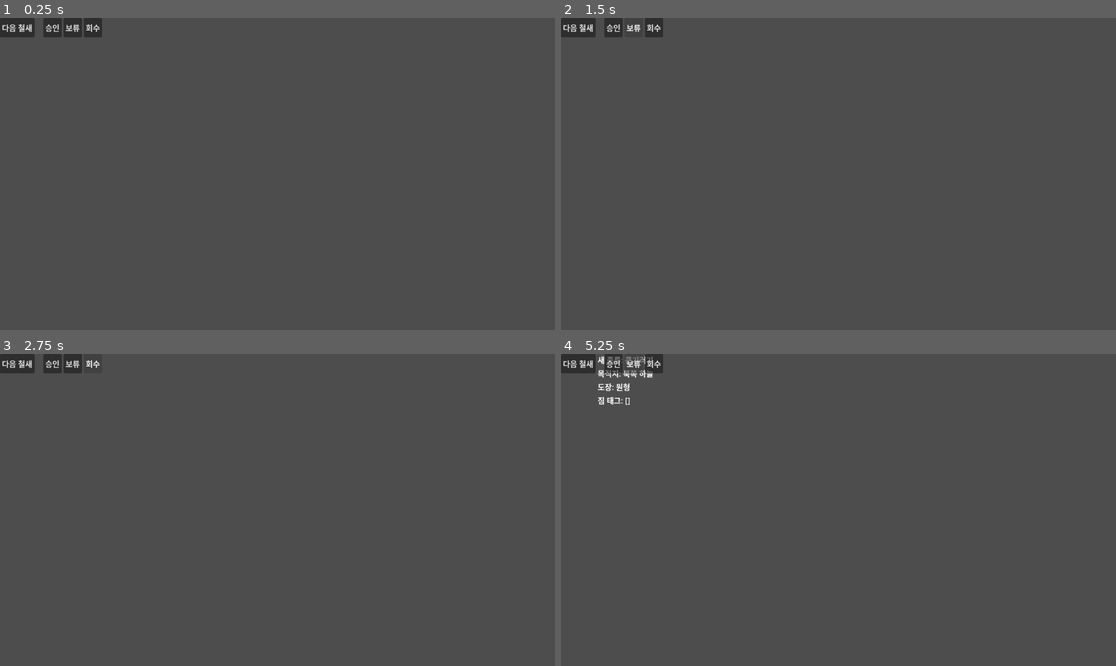
Above: before the commit, frames 1-4 (two rows, left to right).
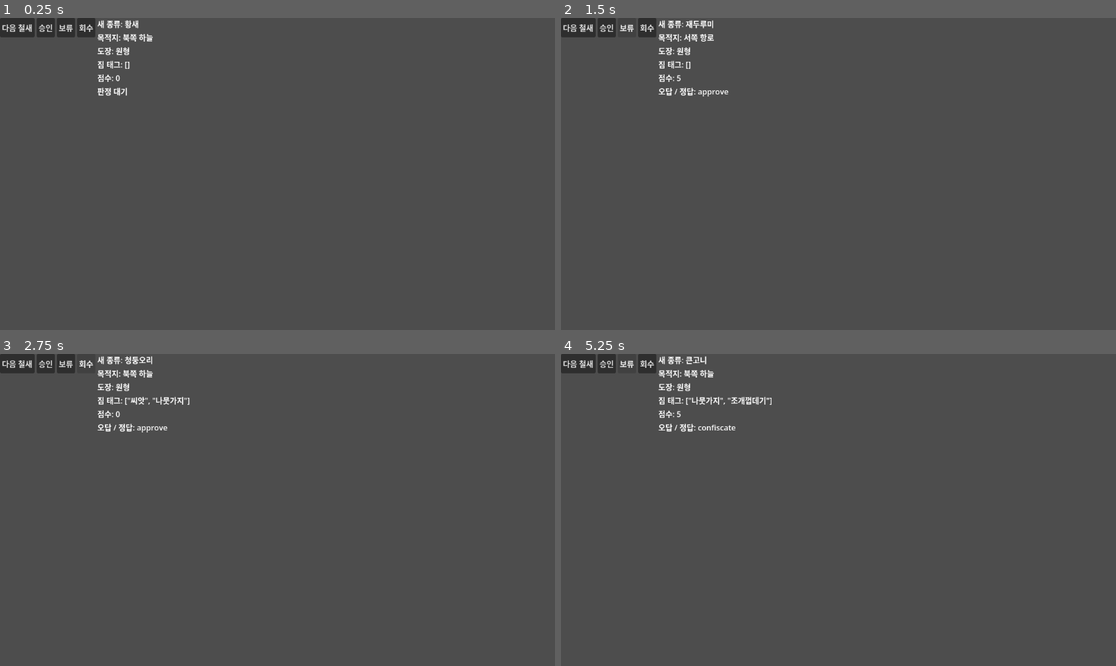
Above: after the commit, the same moments.

Repository: Librariann/Feather-Customs
Game: Godot game, scene res://scenes/main.tscn
Same seed, same stepped clock (60 frames per second), same inputs: the game is played once before the commit and once after it.
Inputs:
- Up to frame 1 (0.25 s): no input
- Up to frame 2 (1.5 s): click "승인" at 0.5 s; click "보류" at 1.25 s
- Up to frame 3 (2.75 s): click "회수" at 2 s
- Up to frame 4 (5.25 s): click "다음 철새" at 2.75 s; click "다음 철새" at 3.5 s; click "승인" at 4.25 s; click "보류" at 5 s

The runs differ from the first frame. In frame 1, 0.8% of the frame differs, in the area x 6-28%, y 0-25%; in frame 2, 0.9%; in frame 3, 1.0%; in frame 4, 1.4%, in the area x 6-38%, y 0-25%.
Error before the commit: Invalid assignment of property or key 'text' with value of type 'String' on a base object of type 'null instance'. (res://scenes/main.gd:46)

Commit message:
판정 UI 배치 수정

Diff:
--- a/scenes/main.tscn
+++ b/scenes/main.tscn
@@ -14,6 +14,18 @@
 [node name="NextBirdButton" type="Button" parent="CanvasLayer/HBoxContainer" unique_id=21143501]
 layout_mode = 2
 text = "다음 철새"
+
+[node name="ApproveButton" type="Button" parent="CanvasLayer/HBoxContainer" unique_id=684574044]
+layout_mode = 2
+text = "승인"
+
+[node name="HoldButton" type="Button" parent="CanvasLayer/HBoxContainer" unique_id=426968462]
+layout_mode = 2
+text = "보류"
+
+[node name="ConfiscateButton" type="Button" parent="CanvasLayer/HBoxContainer" unique_id=633717533]
+layout_mode = 2
+text = "회수"
 
 [node name="PassportPanel" type="Panel" parent="CanvasLayer/HBoxContainer" unique_id=1536737576]
 layout_mode = 2
@@ -35,23 +47,11 @@
 [node name="BaggageLabel" type="Label" parent="CanvasLayer/HBoxContainer/PassportPanel/VBoxContainer" unique_id=959370125]
 layout_mode = 2
 
-[node name="ScoreLabel" type="Label" parent="CanvasLayer/HBoxContainer" unique_id=1603119319]
+[node name="ScoreLabel" type="Label" parent="CanvasLayer/HBoxContainer/PassportPanel/VBoxContainer" unique_id=1603119319]
 layout_mode = 2
 
-[node name="ResultLabel" type="Label" parent="CanvasLayer/HBoxContainer" unique_id=278822091]
+[node name="ResultLabel" type="Label" parent="CanvasLayer/HBoxContainer/PassportPanel/VBoxContainer" unique_id=278822091]
 layout_mode = 2
-
-[node name="ApproveButton" type="Button" parent="CanvasLayer/HBoxContainer" unique_id=684574044]
-layout_mode = 2
-text = "승인"
-
-[node name="HoldButton" type="Button" parent="CanvasLayer/HBoxContainer" unique_id=426968462]
-layout_mode = 2
-text = "보류"
-
-[node name="ConfiscateButton" type="Button" parent="CanvasLayer/HBoxContainer" unique_id=633717533]
-layout_mode = 2
-text = "회수"
 
 [connection signal="pressed" from="CanvasLayer/HBoxContainer/NextBirdButton" to="." method="_on_next_bird_button_pressed"]
 [connection signal="pressed" from="CanvasLayer/HBoxContainer/ApproveButton" to="." method="_on_approve_button_pressed"]
